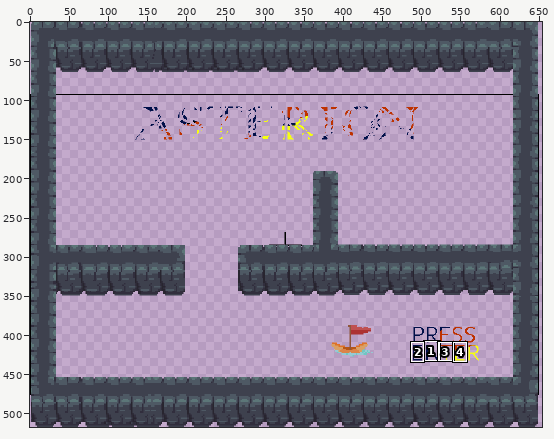
Pixel-art file -- assets/Asterion.aseprite. The picture above shows the old version from afar; the outline marks the close-up.
Close-up. Before the edit:
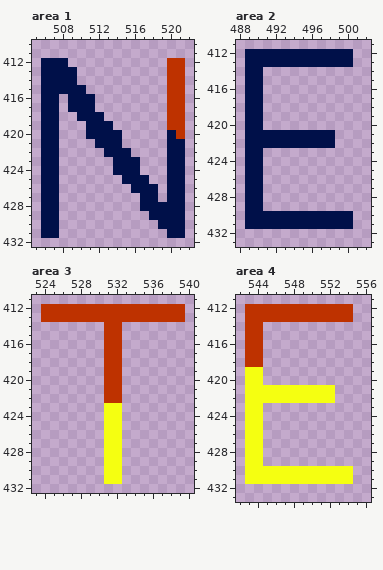
650x517 pixels, 1 frame. Shown: area 1: x 505..522, y 410..432; area 2: x 488..502, y 411..433; area 3: x 523..540, y 411..432; area 4: x 542..556, y 411..433. The old version is drawn lined up with the new one, on the new canvas. The wide view leaves out empty margins. The commit also changed other parts of the picture, which this record leaves out.
Now the later version:
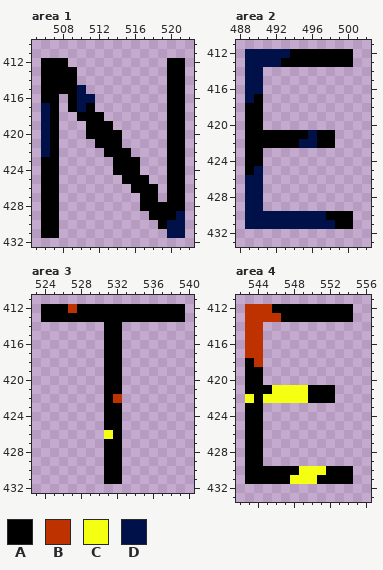
Palette (. is transparent): A #000000  B #be3200  C #f5ff11  D #001049
Diff:
canvas 650x517 -> 750x517
Changed rows in their new state; - is an unchanged pixel.
Area 1:
first column x 506:
412 AAA-----------AA
413 AAAA----------AA
414 AAAA----------AA
415 AAAA----------AA
416 AA-A----------AA
417 -A-A-A--------AA
418 -A--AAA-------AA
419 -A---AAA------AA
420 -A---AAAA-----AA
421 -A----AAA-----AA
422 -A-----AAA----AA
423 AA------AAA---AA
424 AA------AAA---AA
425 AA-------AAA--AA
426 AA--------AAA-AA
427 AA---------AA-AA
428 AA---------AAAAA
429 AA----------AAA-
430 AA-----------A--
431 AA--------------
Area 2:
first column x 493:
412 -AAAAAAA
413 AAAAAAAA
first column x 489:
417 -A--------
418 AA--------
419 AA--------
420 AA--------
421 AAAAAAA-AA
422 AAAAAA--AA
423 AA--------
424 AA--------
425 A---------
first column x 498:
430 AAA
431 -AA
Area 3:
first column x 524:
412 AAA-AAAAAAAAAAAA
413 AAAAAAAAAAAAAAAA
414 -------AA-------
415 -------AA-------
416 -------AA-------
417 -------AA-------
418 -------AA-------
419 -------AA-------
420 -------AA-------
421 -------AA-------
422 -------A--------
423 -------AA-------
424 -------AA-------
425 -------AA-------
426 --------A-------
427 -------AA-------
428 -------AA-------
429 -------AA-------
430 -------AA-------
431 -------AA-------
Area 4:
first column x 546:
412 AAAAAAAAA
413 -AAAAAAAA
first column x 543:
418 A-----------
419 AA----------
420 AA----------
421 AAA----AAA--
422 -A-----AAA--
423 AA----------
424 AA----------
425 AA----------
426 AA----------
427 AA----------
428 AA----------
429 AA----------
430 AAAAAA---AAA
431 AAAAA---AAAA
Pixel boxes of the changes (left, top, right, bottom) in both close-ups:
changed: (41, 58, 185, 238)
changed: (281, 49, 353, 67)
changed: (245, 94, 335, 175)
changed: (326, 211, 353, 229)
changed: (41, 304, 185, 484)
changed: (272, 304, 353, 322)
changed: (245, 358, 353, 484)
